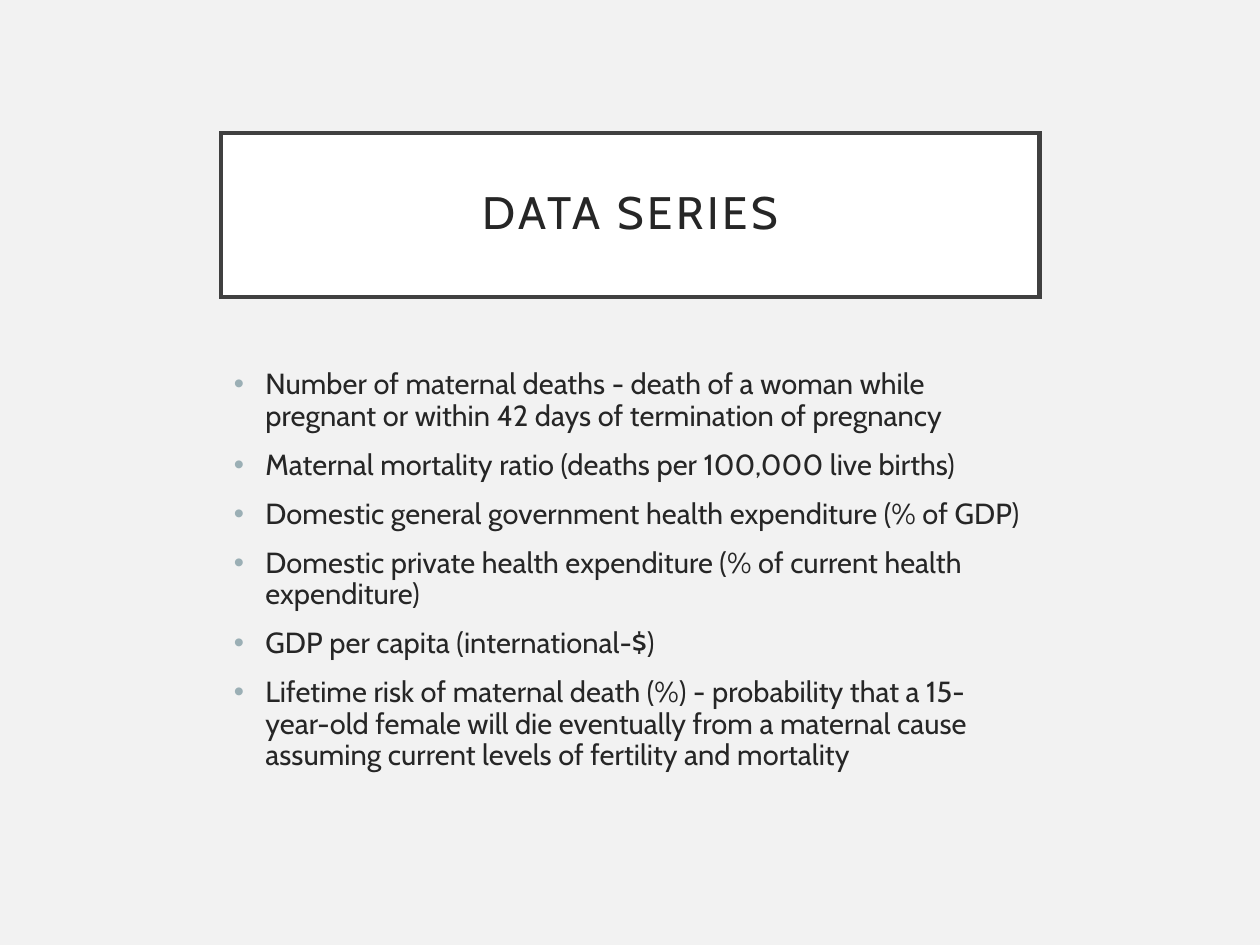
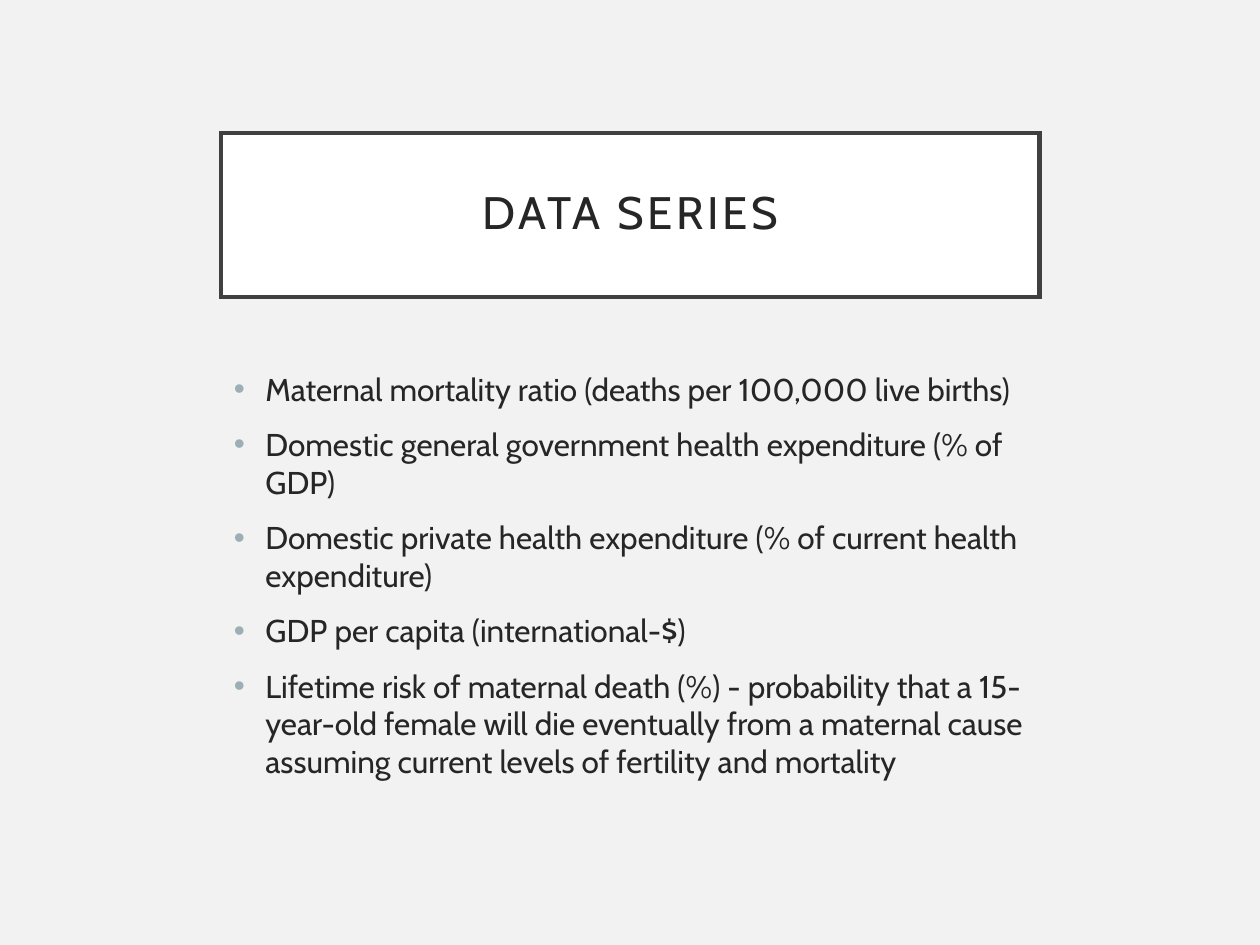
Before and after one commit to devinj0325/maternal-mortality, a slide deck: slide 3 of Maternal Mortality.pptx. Drawn at 1260x945 pixels with LibreOffice and Linux fonts; fonts in the diff are those of the drawing. Boxes give left, top, right and bottom in pixels: in the first picture for what was removed or moved away, otherwise in the second. Text is boxed around its words. In the diff, an @@ line names an element or a change of style, - is before the commit and + after.

Commit message:
Updates to ppt

```diff
--- a/Maternal Mortality.pptx
+++ b/Maternal Mortality.pptx
@@ text "Maternal mortality ratio (deaths per ..." at bbox=[265, 377, 1023, 780]: size 16.6 to 18 pt; line spacing 0.9 to 1 @@
@@ text at bbox=[265, 372, 942, 432]: paragraph removed @@
-• Number of maternal deaths - death of a woman while pregnant or within 42 days of termination of pregnancy
```
Also in this commit, not shown: 1 other slide changed.
